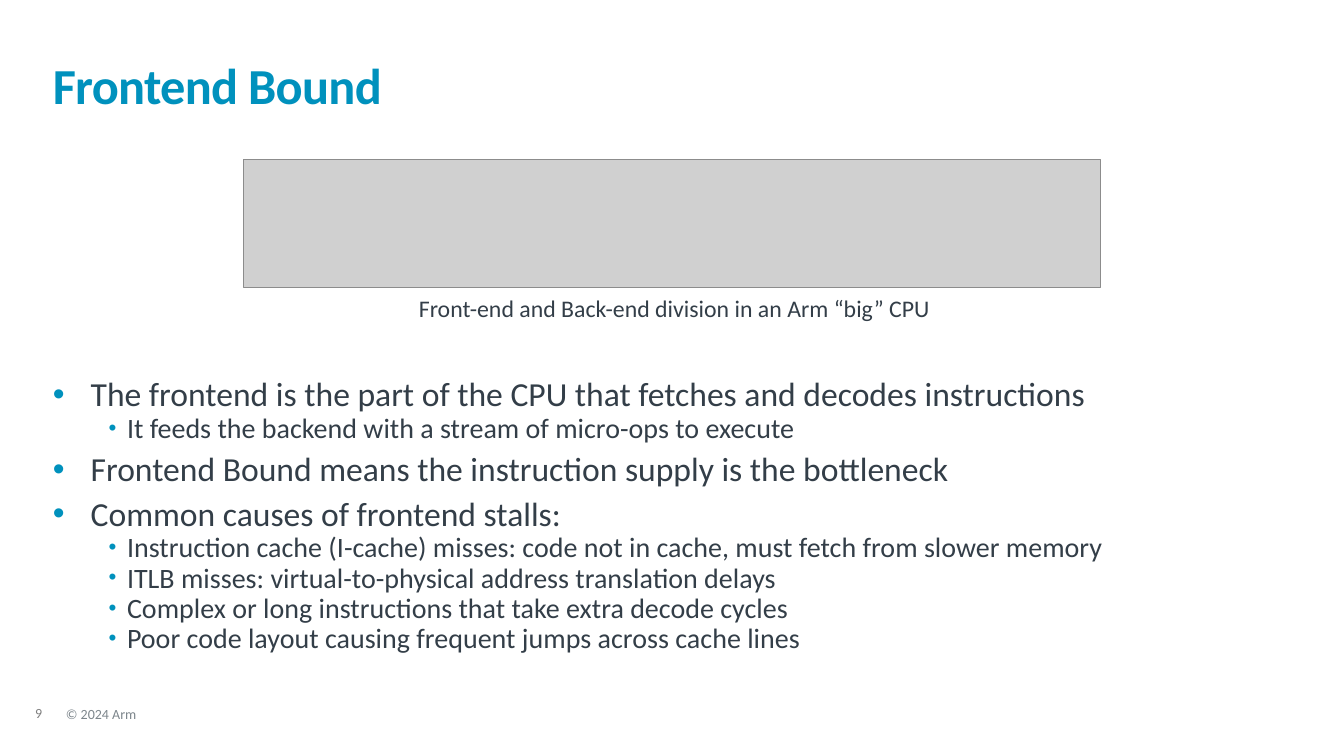
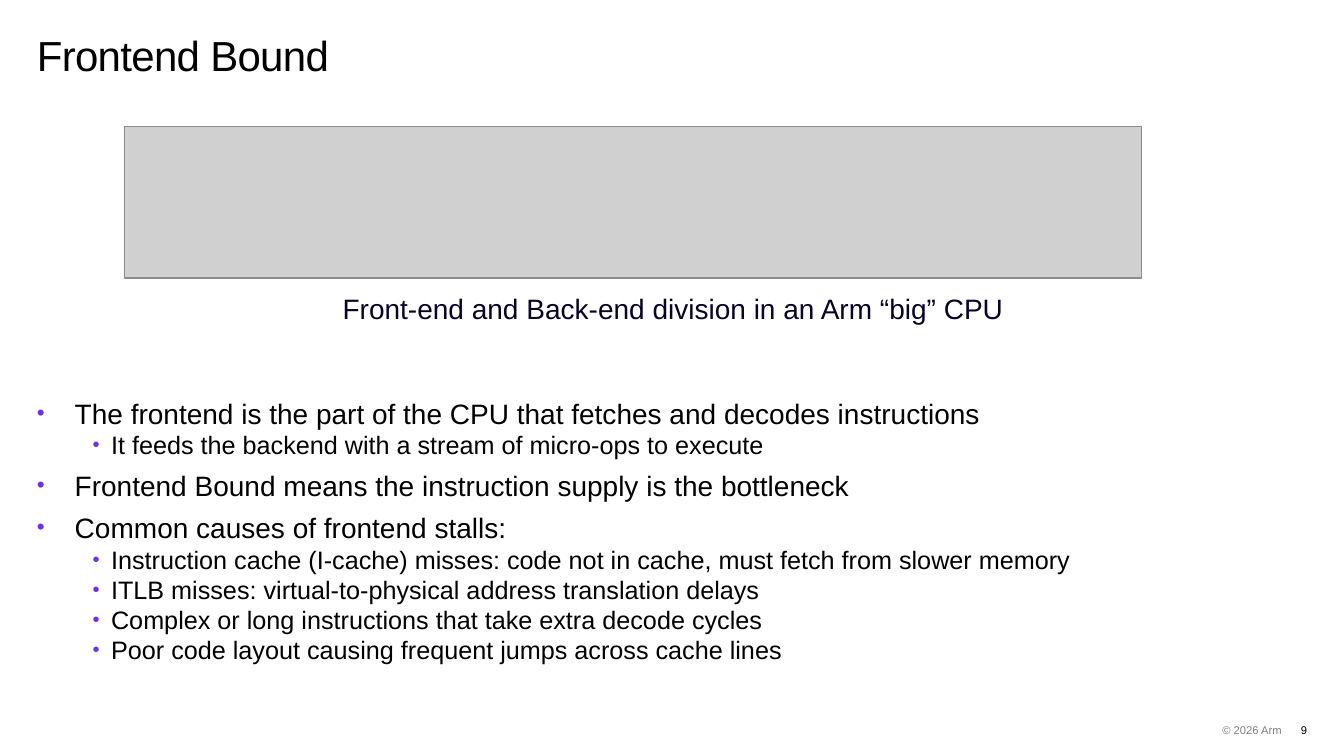
Before and after one commit to OliverGrainge/Arm-Total-Performance, a slide deck: slide 9 of slides.pptx. Drawn at 1344x756 pixels with LibreOffice and Linux fonts; fonts in the diff are those of the drawing; grey boxes stand for pictures; background and template pictures are left out. Boxes give left, top, right and bottom in pixels: in the first picture for what was removed or moved away, otherwise in the second. Text is boxed around its words. In the diff, an @@ line names an element or a change of style, - is before the commit and + after.

Commit message:
Updating slides with new 2026 format

```diff
--- a/slides.pptx
+++ b/slides.pptx
@@ title "Frontend Bound": place and size @@
-title "Frontend Bound" at <box>53,68,382,105</box>
+title "Frontend Bound" at <box>37,40,329,72</box>
@@ title "Frontend Bound" at <box>37,40,329,72</box>: size 36 to 30 pt, font Calibri to Arial, text colour #0091BD to #000000, bold off; vertical alignment middle to top @@
@@ picture: place and size @@
-picture at <box>244,159,1101,287</box>
+picture at <box>124,126,1141,277</box>
@@ text "Front-end and Back-end division in ...": place and size @@
-text "Front-end and Back-end division in ..." at <box>419,300,929,321</box>
+text "Front-end and Back-end division in ..." at <box>343,298,1003,324</box>
@@ text "Front-end and Back-end division in ..." at <box>343,298,1003,324</box>: size 17 to 20 pt, font Calibri to Arial, text colour #333E48 to #080224; line spacing 0.9 to 1 @@
@@ text "The frontend is the part ...": place and size @@
-text "The frontend is the part ..." at <box>91,382,1102,653</box>
+text "The frontend is the part ..." at <box>75,403,1070,665</box>
@@ text "The frontend is the part ..." at <box>75,403,1070,665</box>: size 24 to 20 pt in "The frontend is the part of the ...", "Frontend Bound means the instruction supply is ...", "Common causes of frontend stalls:"; font Calibri to Arial, text colour #333E48 to #000000; size 20 to 18 pt in "It feeds the backend with a stream ...", "Instruction cache (I-cache) misses: code not in ...", "ITLB misses: virtual-to-physical address translation delays", "Complex or long instructions that take extra ..." and 1 more places; line spacing 0.9 to 1; bullet colour #0091BD to #6E2FF1 @@
@@ text removed at <box>81,710,136,719</box> @@
-© 2024 Arm
@@ text added at <box>1234,726,1282,734</box>, 8 pt, text #000000 at 50% opacity @@
+© 2026 Arm
@@ page number: place and size @@
-page number at <box>35,709,42,718</box>
+page number at <box>1301,726,1307,734</box>
@@ page number at <box>1301,726,1307,734</box>: size 10 to 8 pt, font Calibri to Arial, text colour #7F7F7F to #000000; alignment left to right @@
```
Also in this commit, not shown: 24 other slides changed, 73 slides added.
